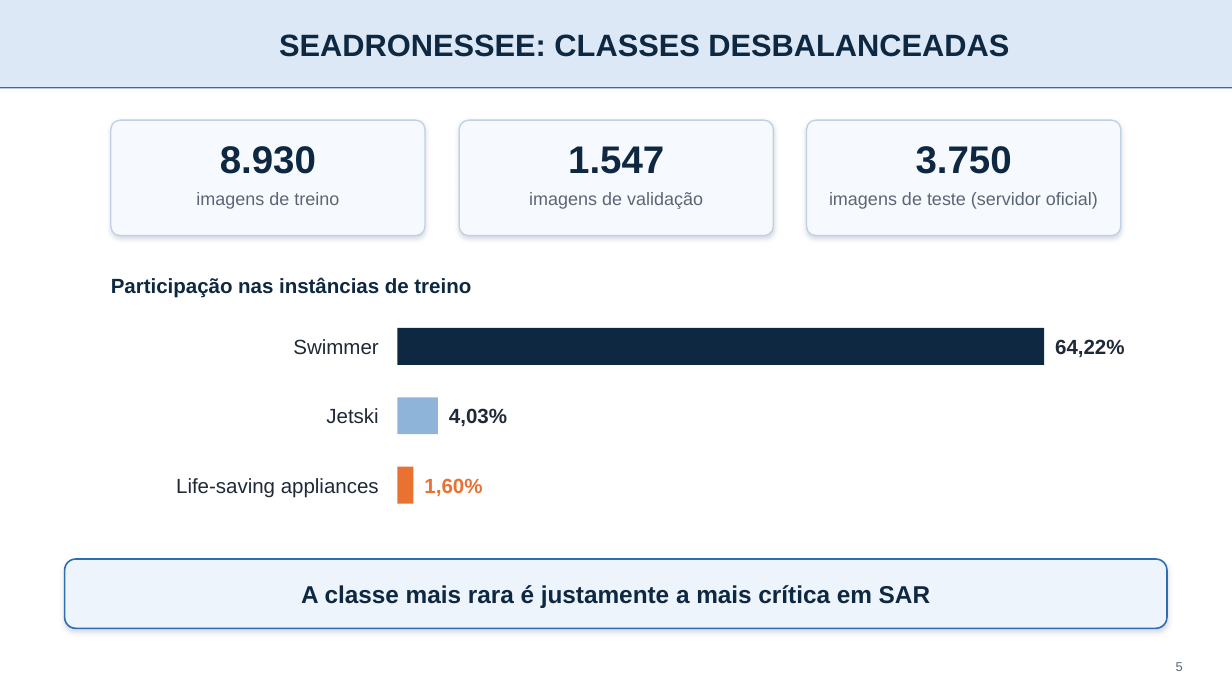
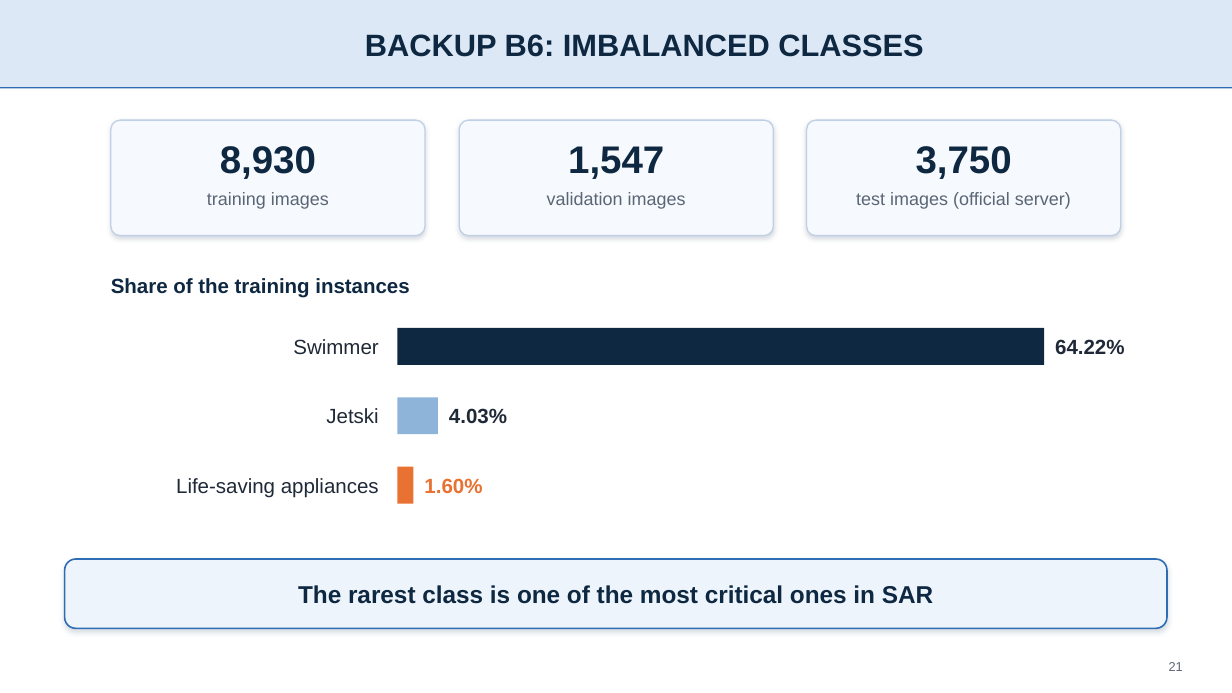
Before and after one commit to IghorRibeiro/WVCPresentation, a slide deck: slide 21 of slides/WVC2026_slides.pptx (slide 5 before the commit). Drawn at 1232x693 pixels with LibreOffice and Linux fonts; fonts in the diff are those of the drawing; background and template pictures are left out. Boxes give left, top, right and bottom in pixels: in the first picture for what was removed or moved away, otherwise in the second. Text is boxed around its words. In the diff, an @@ line names an element or a change of style, - is before the commit and + after.

```diff
--- a/slides/WVC2026_slides.pptx
+++ b/slides/WVC2026_slides.pptx
@@ title at box(365, 34, 923, 57): text changed @@
-SEADRONESSEE: CLASSES DESBALANCEADAS
+BACKUP B6: IMBALANCED CLASSES
@@ text at box(220, 146, 316, 179): text changed @@
-8.930
+8,930
@@ text at box(568, 146, 664, 179): text changed @@
-1.547
+1,547
@@ text at box(916, 146, 1012, 179): text changed @@
-3.750
+3,750
@@ text at box(207, 192, 329, 209): text changed @@
-imagens de treino
+training images
@@ text at box(547, 192, 686, 209): text changed @@
-imagens de validação
+validation images
@@ text at box(856, 192, 1071, 209): text changed @@
-imagens de teste (servidor oficial)
+test images (official server)
@@ text at box(111, 278, 409, 298): text changed @@
-Participação nas instâncias de treino
+Share of the training instances
@@ text at box(1055, 339, 1124, 354): text changed @@
-64,22%
+64.22%
@@ text at box(449, 408, 507, 424): text changed @@
-4,03%
+4.03%
@@ text at box(424, 478, 482, 493): text changed @@
-1,60%
+1.60%
@@ text at box(298, 585, 933, 604): text changed @@
-A classe mais rara é justamente a mais crítica em SAR
+The rarest class is one of the most critical ones in SAR
@@ page number at box(1169, 662, 1183, 671): text changed @@
-5
+21
```
Also in this commit, not shown: 11 other slides changed, 10 slides added, 10 slides removed, 40 other files.
